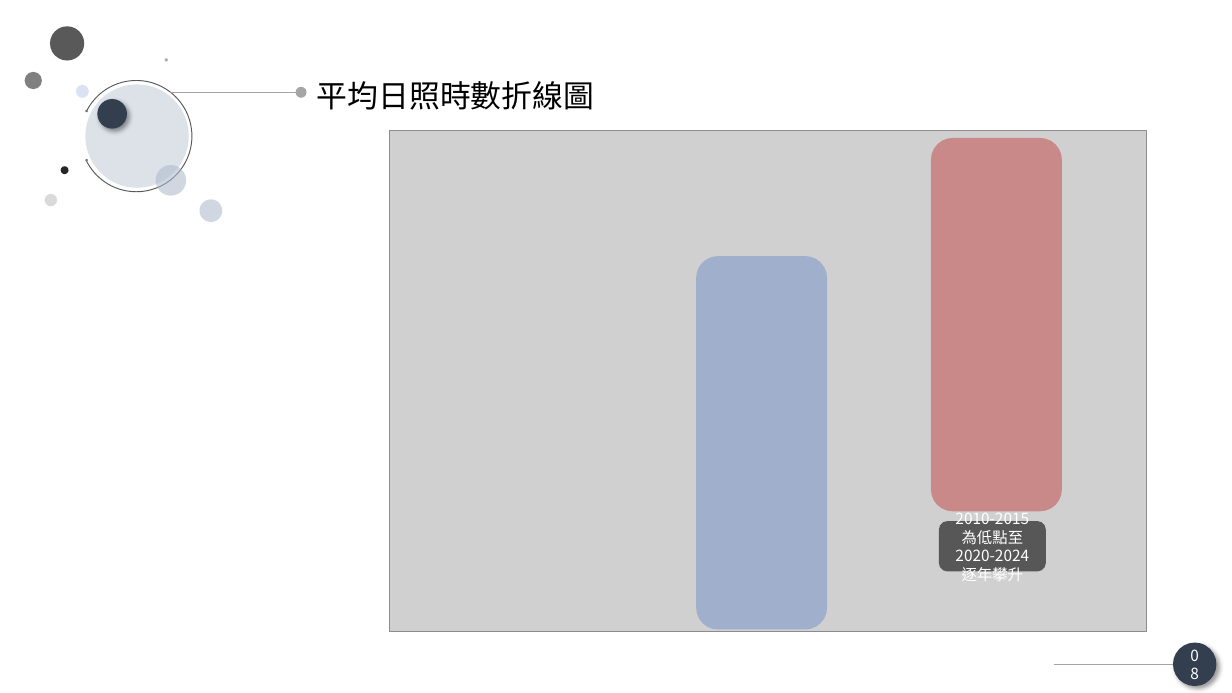
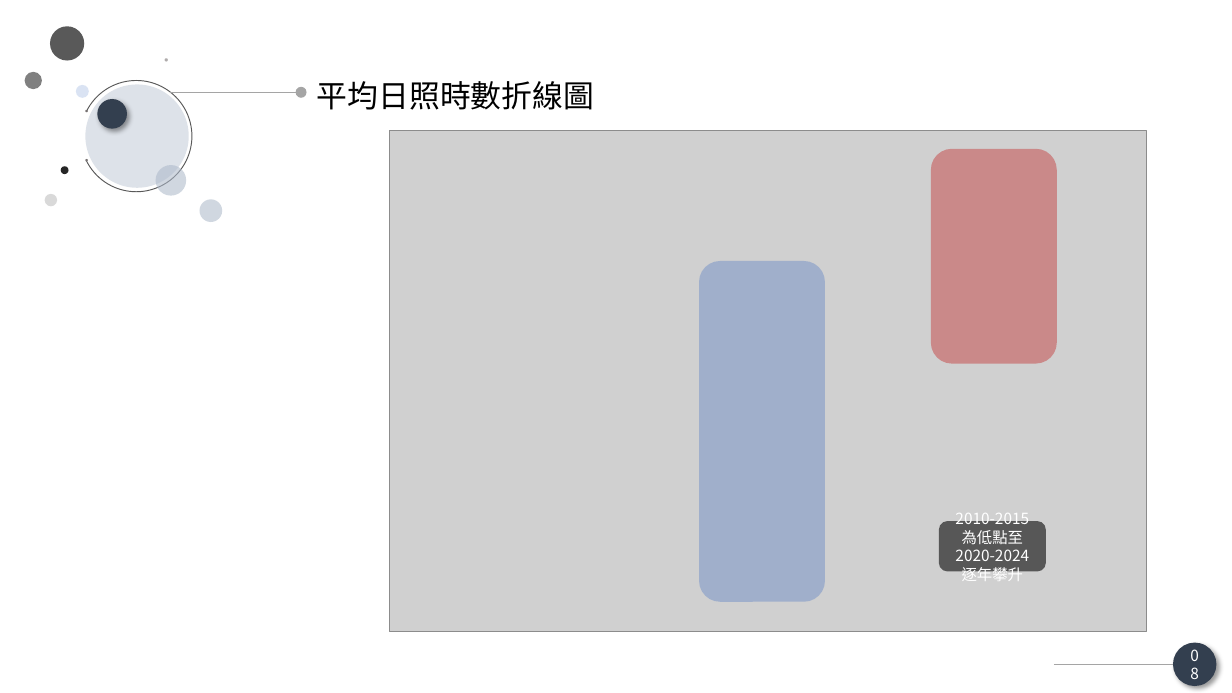
Before and after one commit to LanvisWei/MLproject_Solar_Irradiance, a slide deck: slide 9 of temp_solar/簡報.pptx. Drawn at 1232x693 pixels with LibreOffice and Linux fonts; fonts in the diff are those of the drawing; grey boxes stand for pictures. Boxes give left, top, right and bottom in pixels: in the first picture for what was removed or moved away, otherwise in the second. Text is boxed around its words. In the diff, an @@ line names an element or a change of style, - is before the commit and + after.

```diff
--- a/temp_solar/簡報.pptx
+++ b/temp_solar/簡報.pptx
@@ rounded rectangle: place and size @@
-rounded rectangle at (931,138,1062,511)
+rounded rectangle at (931,149,1056,363)
@@ rounded rectangle: place and size @@
-rounded rectangle at (696,256,827,629)
+rounded rectangle at (700,261,825,602)
```
Also in this commit, not shown: 7 other slides changed, 1 slide added.
